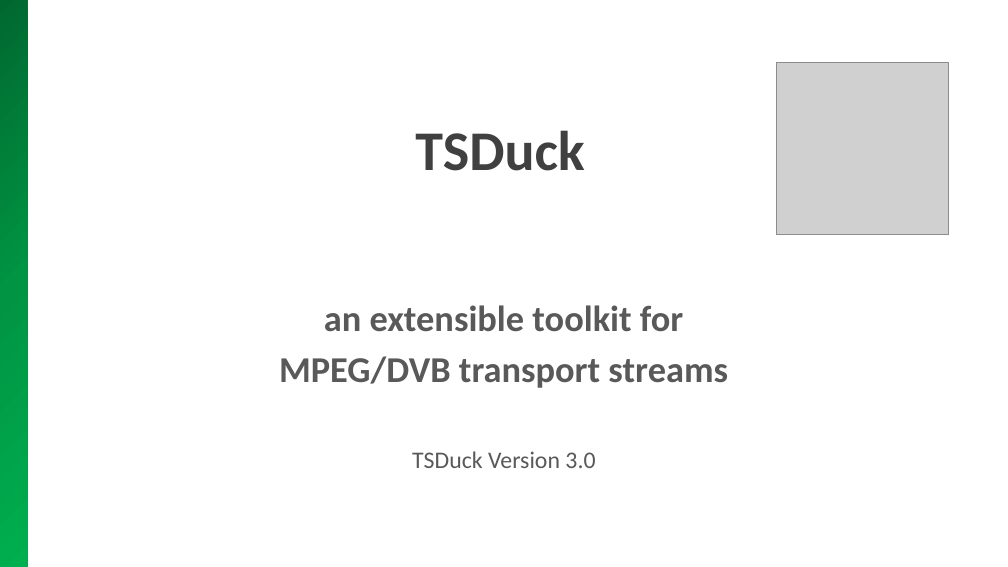
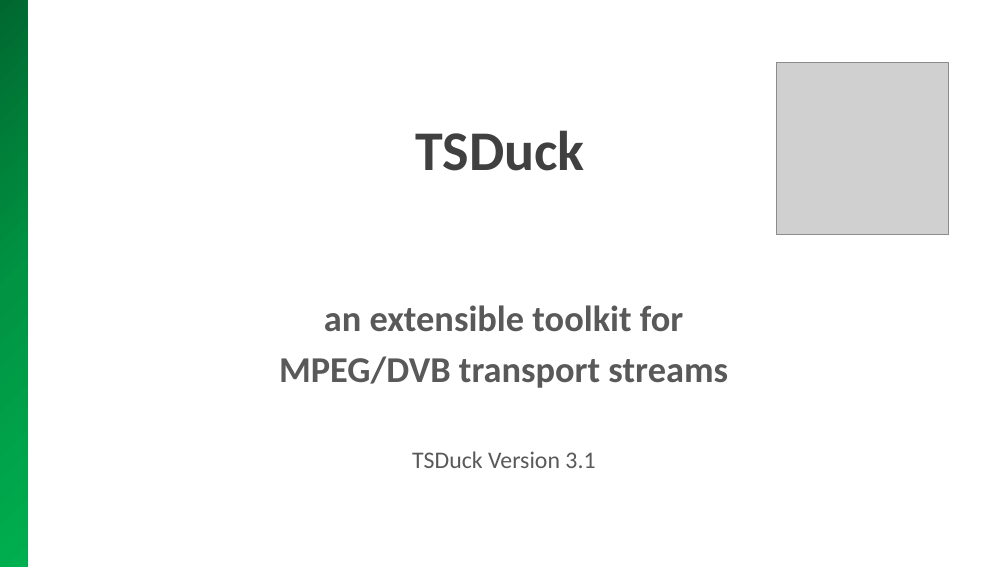
Before and after one commit to tsduck/tsduck, a slide deck: slide 1 of doc/tsduck-presentation.pptx. Drawn at 1008x567 pixels with LibreOffice and Linux fonts; fonts in the diff are those of the drawing; grey boxes stand for pictures. Boxes give left, top, right and bottom in pixels: in the first picture for what was removed or moved away, otherwise in the second. Text is boxed around its words. In the diff, an @@ line names an element or a change of style, - is before the commit and + after.

```diff
--- a/doc/tsduck-presentation.pptx
+++ b/doc/tsduck-presentation.pptx
@@ subtitle at bbox=[412, 451, 595, 468]: text changed @@
-TSDuck Version 3.0
+TSDuck Version 3.1
```
Also in this commit, not shown: 1 other slide changed, 3 other files.
